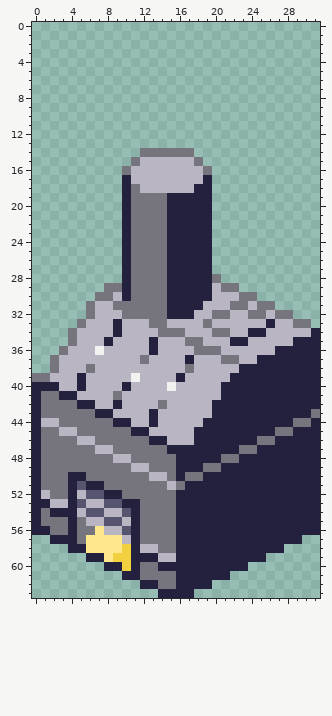
Two states of a pixel-art file, resources/factory.aseprite. Above, as it was before the edit.
32x64 pixels, 1 frame.
After the commit:
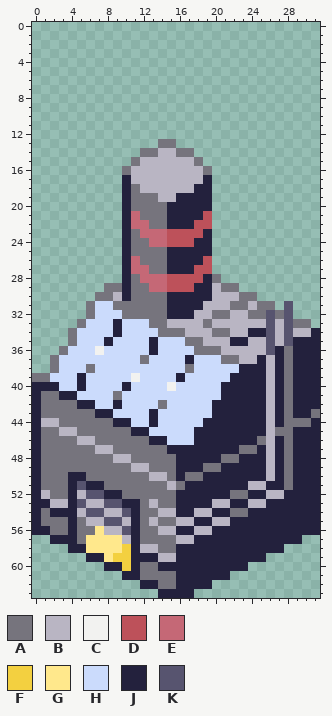
Palette (. is transparent): A #76747d  B #b9b5c3  C #f2f2f0  D #bd515a  E #c56876  F #f3d040  G #ffe88c  H #cbdbfc  J #23213d  K #57546f
Author's note on the commit: Sprite: update factory and add a placeholder to the scene
Changes in this commit:
Changed rows in their new state; - is an unchanged pixel.
first column x 14:
13 AA
14 BB
first column x 2:
19 ------------BB-------------
21 ---------E-------D---------
22 ---------EE-----DD---------
23 ----------EEEDDDD----------
24 -----------EEDDD-----------
26 ---------E-------D---------
27 ---------EE-----DD---------
28 ----------EEEDDDD----------
29 -----------EEDDD-----------
31 -----HH-------------------K
32 -----HHH----------------K-K
33 ----HHH-HHH-------------K-K
34 ---HHHH-HHHH------------K-K
35 ---HHH-HHHH-HHH---------K-K
36 --HHH-HHHHH-HHHH--------K-A
37 -HHHHHHHHH-HHHH-HHH-----B-A
38 -HHH-HHHHHHHHHH-HHHHH---B-A
39 HHH-HHHHH-HHHH-HHHHH----B-A
40 -HH-HHHH-HHHH-HHHHH-----B-A
41 ---HHHH-HHHHHHHHHHH-----B-A
42 -----HH-HHHH-HHHHH------B-A
43 -------HHHH-HHHHHH------B-A
44 ---------HH-HHHHH-------B-A
45 -----------HHHHH--------B--
46 -------------HHH--------B-A
47 ------------------------B-A
48 ------------------------B-A
49 ------------------------B-A
50 ------------------------B-A
51 ----------------------BB--A
52 --------------------AA--BB-
53 -----------B------BB--BB---
54 ------------BB--BB--AA-----
55 -----------B--BB--BB-------
56 ------------BB--BB---------
57 --------------BB-----------
Boxes around the changes in both pictures, in picture pixels (x1, y1, x2, y2):
changed: (158, 139, 176, 157)
changed: (50, 193, 293, 544)
